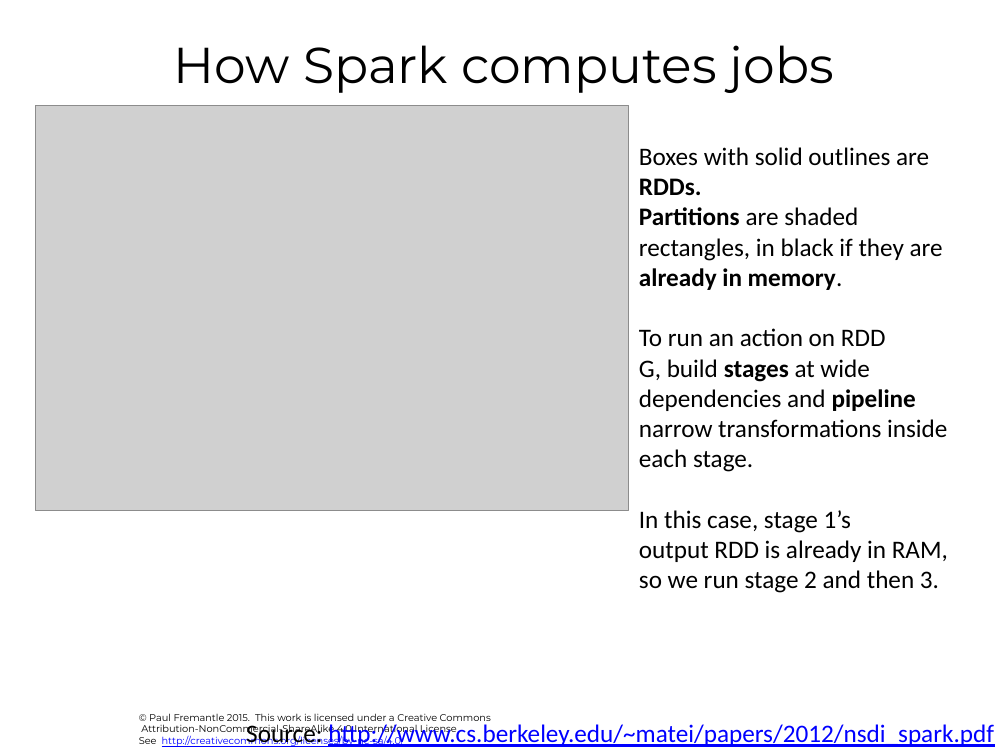
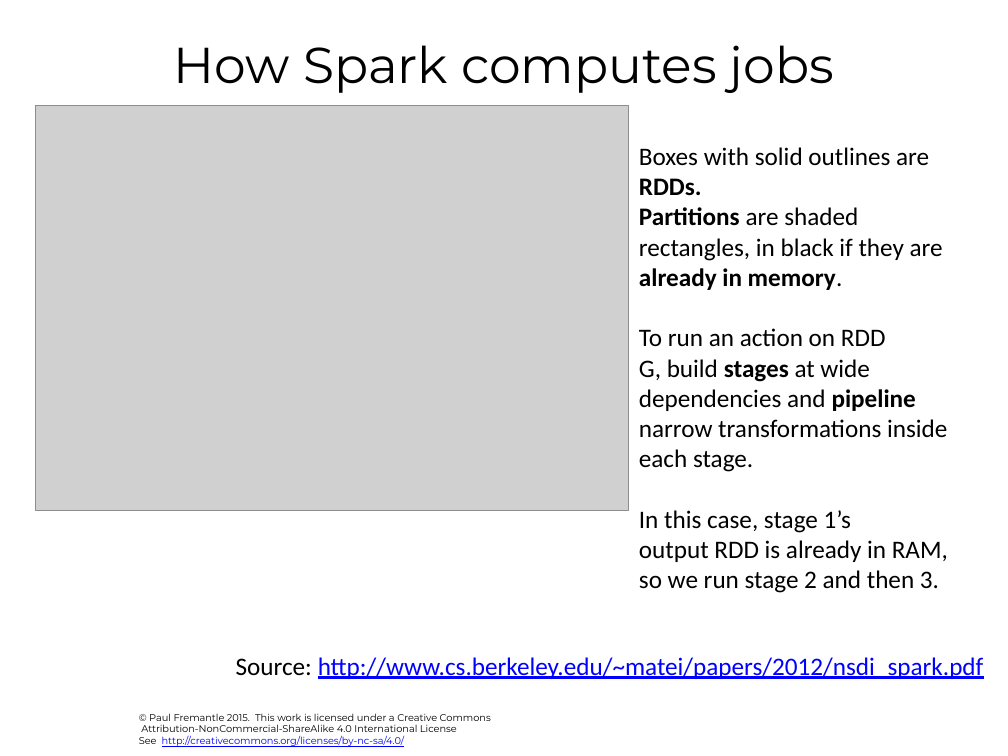
Before and after one commit to pzfreo/ox-clo, a slide deck: slide 11 of pres-source/07-spark-and-adjuncts.pptx. Drawn at 1008x756 pixels with LibreOffice and Linux fonts; fonts in the diff are those of the drawing; grey boxes stand for pictures; background and template pictures are left out. Boxes give left, top, right and bottom in pixels: in the first picture for what was removed or moved away, otherwise in the second. Text is boxed around its words. In the diff, an @@ line names an element or a change of style, - is before the commit and + after.

```diff
--- a/pres-source/07-spark-and-adjuncts.pptx
+++ b/pres-source/07-spark-and-adjuncts.pptx
@@ text "Source: http://www.cs.berkeley.edu/~matei/papers/2012/nsdi_s ...": place and size @@
-text "Source: http://www.cs.berkeley.edu/~matei/papers/2012/nsdi_s ..." at bbox=[246, 724, 994, 747]
+text "Source: http://www.cs.berkeley.edu/~matei/papers/2012/nsdi_s ..." at bbox=[236, 657, 984, 679]
```
Also in this commit, not shown: 3 other slides changed, 1 slide added, 8 other files.
